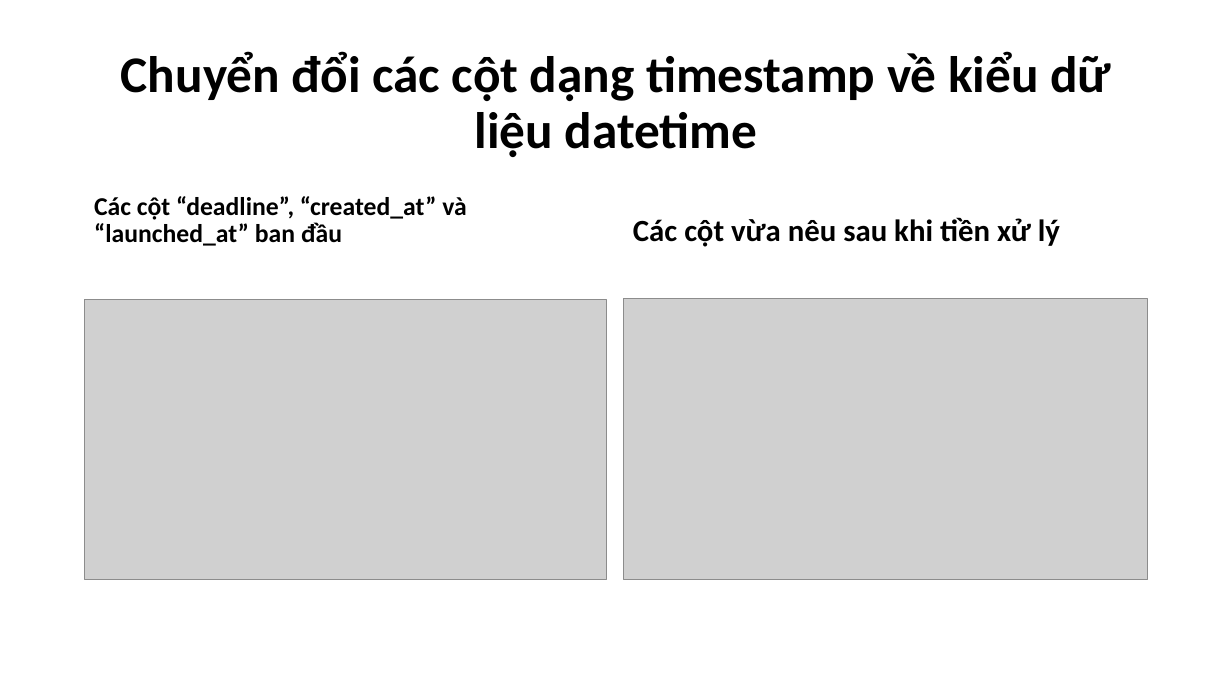
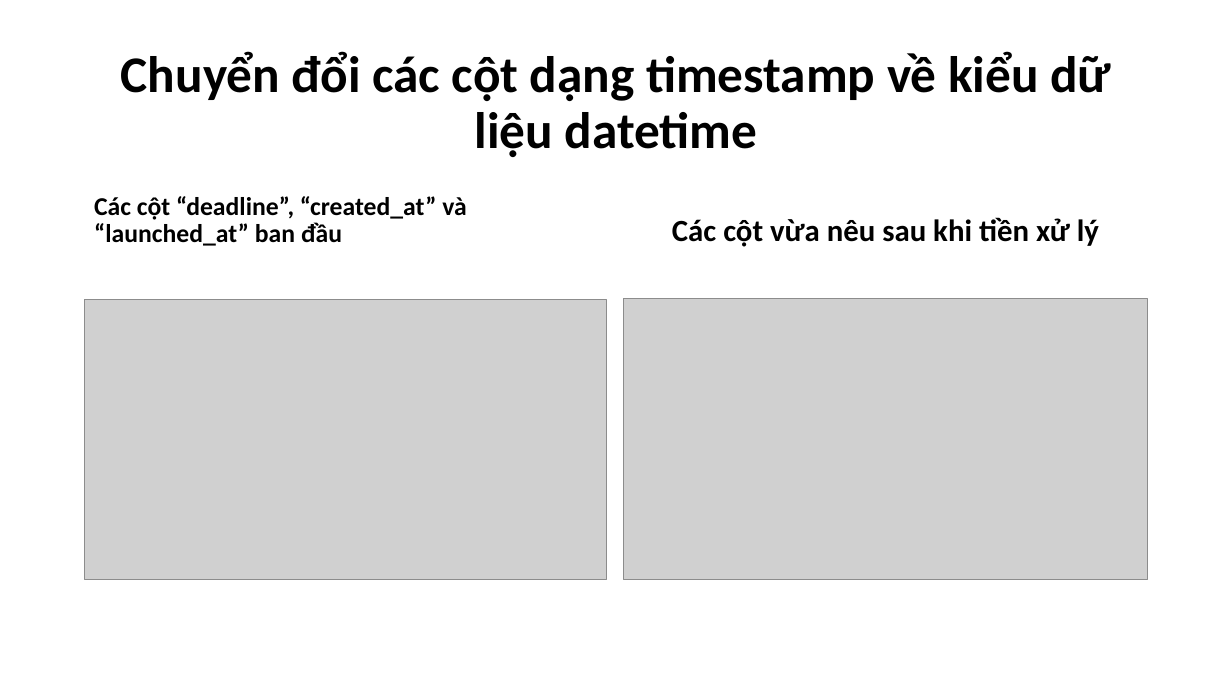
Before and after one commit to XQuyTran/DataScience_Project_HCMUS, a slide deck: slide 16 of presentation/Slide.pptx (slide 17 before the commit). Drawn at 1232x693 pixels with LibreOffice and Linux fonts; fonts in the diff are those of the drawing; grey boxes stand for pictures. Boxes give left, top, right and bottom in pixels: in the first picture for what was removed or moved away, otherwise in the second. Text is boxed around its words. In the diff, an @@ line names an element or a change of style, - is before the commit and + after.

```diff
--- a/presentation/Slide.pptx
+++ b/presentation/Slide.pptx
@@ text "Các cột vừa nêu sau ..." at [672, 217, 1099, 247]: alignment left to centre @@
```
Also in this commit, not shown: 8 other slides changed, 9 slides added, 5 slides removed, 1 other file.
